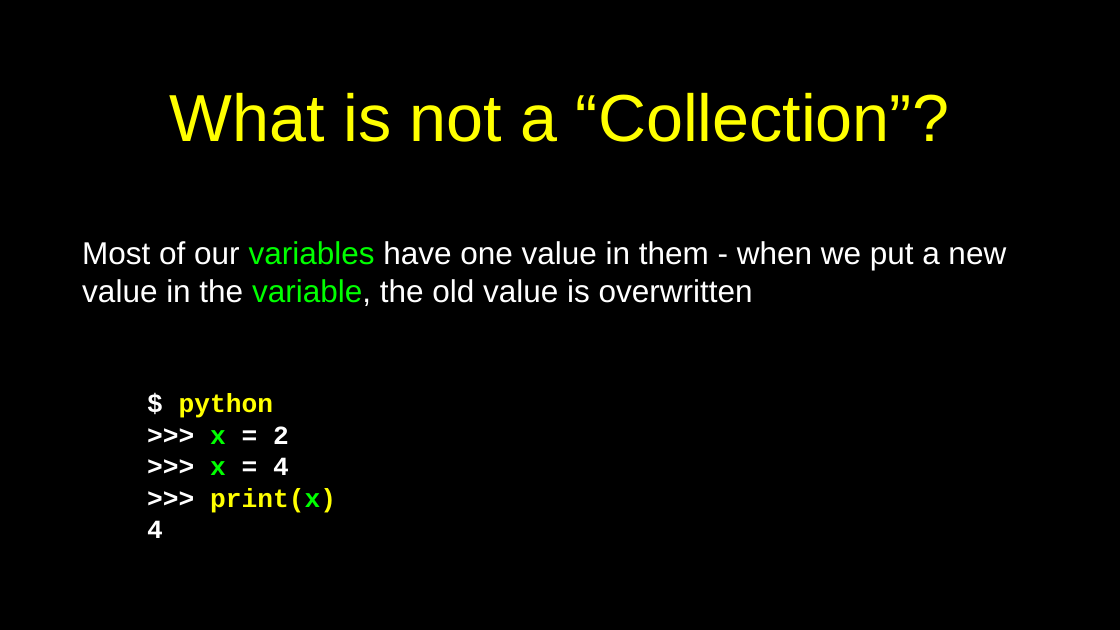
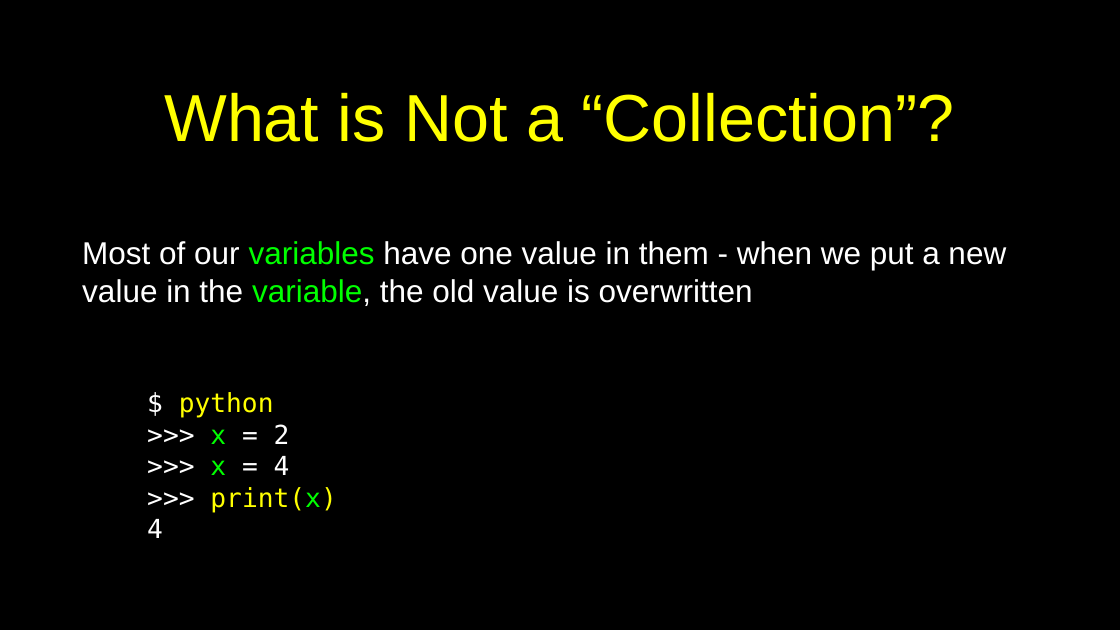
Before and after one commit to csev/py4e, a slide deck: slide 3 of lectures3/Pythonlearn-08-Lists.pptx. Drawn at 1120x630 pixels with LibreOffice and Linux fonts; fonts in the diff are those of the drawing. Boxes give left, top, right and bottom in pixels: in the first picture for what was removed or moved away, otherwise in the second. Text is boxed around its words. In the diff, an @@ line names an element or a change of style, - is before the commit and + after.

```diff
--- a/lectures3/Pythonlearn-08-Lists.pptx
+++ b/lectures3/Pythonlearn-08-Lists.pptx
@@ title at (x1=164, y1=92, x2=954, y2=142): text changed @@
-What is not a “Collection”?
+What is Not a “Collection”?
@@ text "$ python" at (x1=147, y1=392, x2=336, y2=538): font Courier New to DejaVu Sans Mono, bold off @@
```
Also in this commit, not shown: 25 other slides changed, 1 other file.
